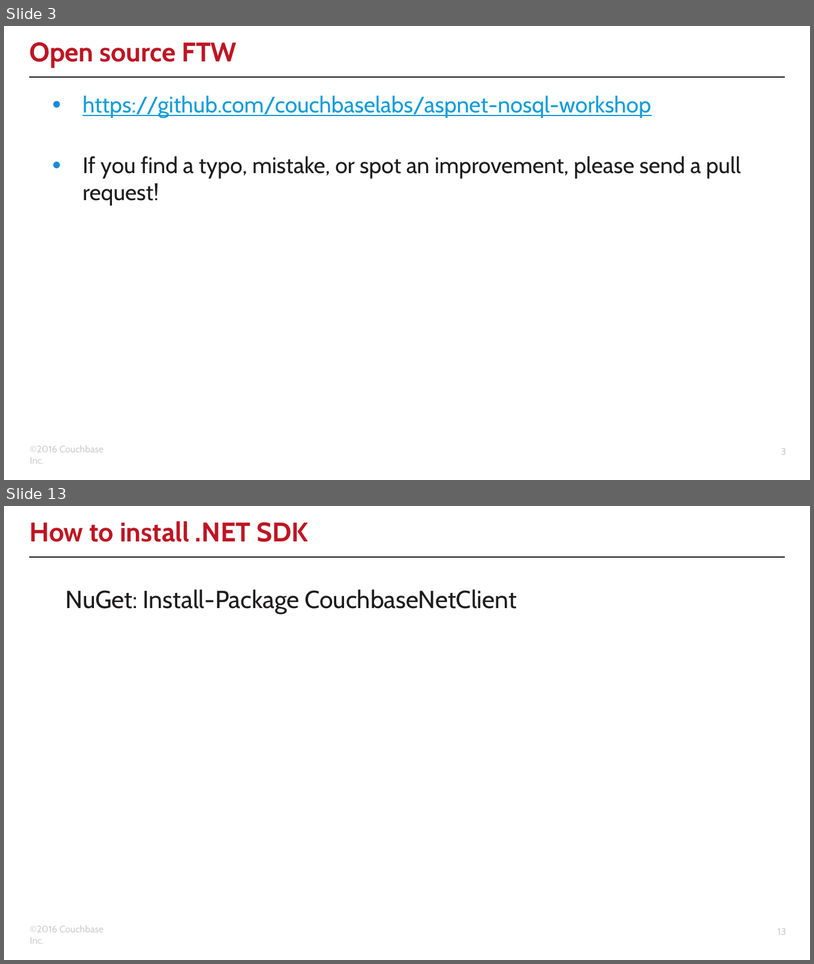
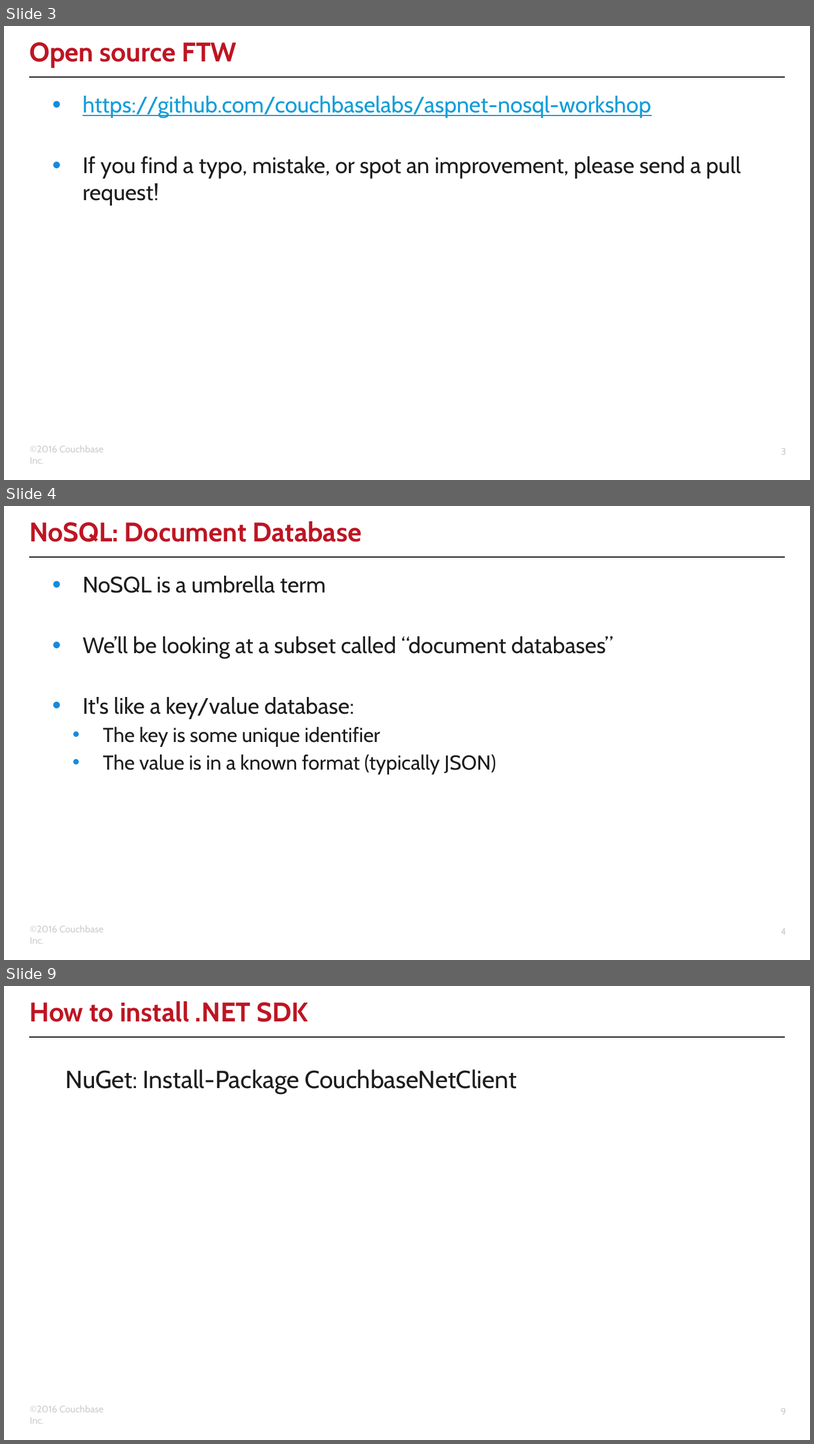
Before and after one commit to couchbaselabs/aspnet-nosql-workshop, a slide deck: 02/02.pptx. Shown one above the other, each under a label of ours: slides 3 and 13 before the commit, slides 3, 4 and 9 after it; the slides between them are not shown. The pictures are 814x964 and 814x1444 pixels, drawn with LibreOffice and Linux fonts; fonts in the diff are those of the drawing; background and template pictures are left out. Boxes give left, top, right and bottom in pixels: in the first picture for what was removed or moved away, otherwise in the second. Text is boxed around its words. In the diff, an @@ line names an element or a change of style, - is before the commit and + after.

```diff
--- a/02/02.pptx
+++ b/02/02.pptx
@@ slide 4 added at [4, 506, 810, 960], background #FFFFFF; not listed: 3 template elements that a slide beside it also shows @@
@@ title added at [30, 521, 362, 542], 24 pt, text #BE1523, bold @@
+NoSQL: Document Database
@@ text added at [83, 576, 614, 774], 20 pt, text #1E1C1C @@
+• NoSQL is a umbrella term
+• We’ll be looking at a subset called “document databases”
+• It's like a key/value database:
+  • The key is some unique identifier
+  • The value is in a known format (typically JSON)
@@ what was slide 13 is now slide 9 @@
@@ page number at [781, 1408, 786, 1414]: text changed @@
-13
+9
```
Also in this commit, not shown: 6 slides changed, 3 other slides added, 6 slides removed.
